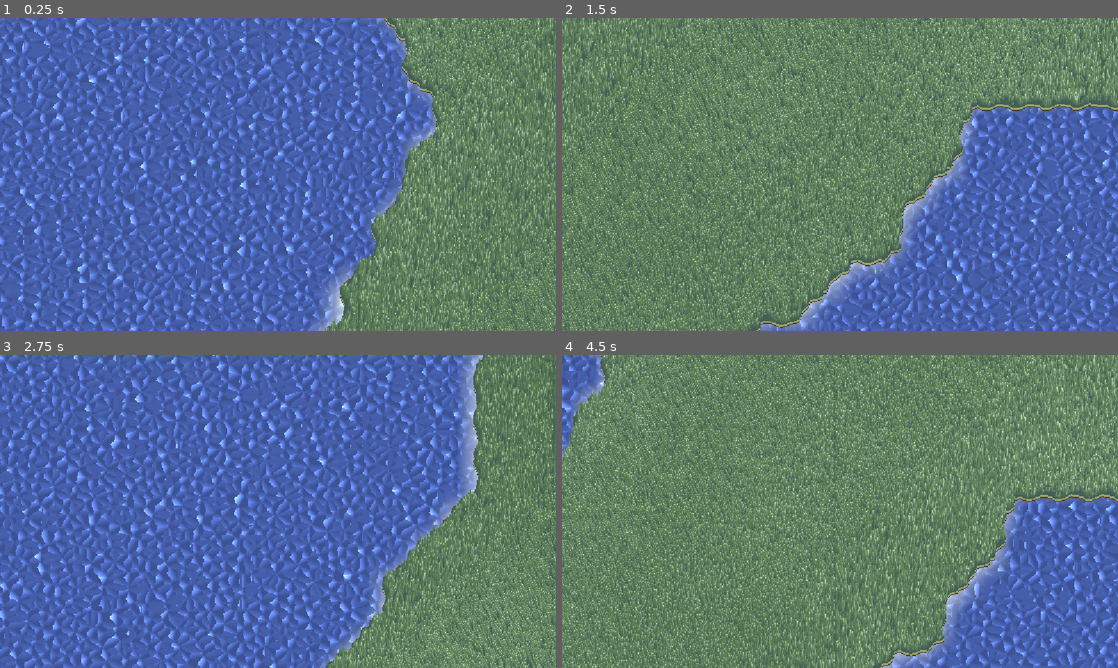
Above: before the commit, frames 1-4 (two rows, left to right).
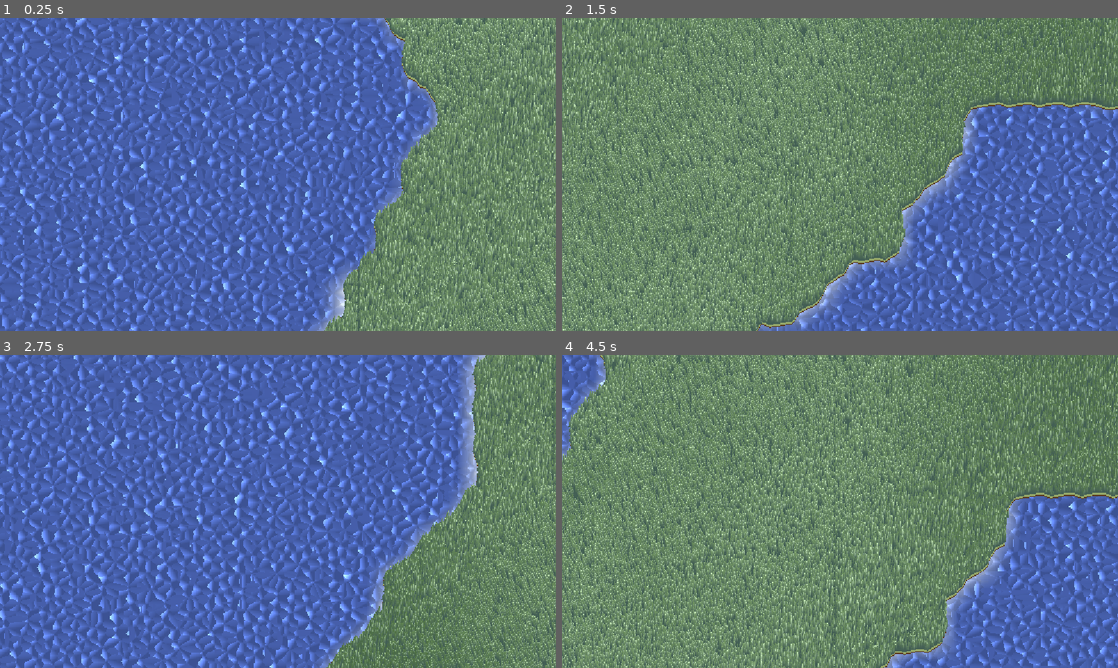
Above: after the commit, the same moments.

Repository: Glitch752/FarmAndFortune
Game: Godot game, scene res://scenes/Level.tscn
The game is run twice, just before and just after one commit, with the same random seed, the same clock (stepped at 60 frames per second) and the same inputs.
Inputs:
- Up to frame 1 (0.25 s): no input
- Up to frame 2 (1.5 s): tap Enter at 0.5 s; hold D (move_right) 0.53-1.28 s; tap Alt at 0.6 s; hold S (move_down) from 1.28 s (still down); tap Shift at 1.35 s
- Up to frame 3 (2.75 s): release S (move_down) at 2.03 s; hold D (move_right) from 2.03 s (still down); tap Alt at 2.1 s
- Up to frame 4 (4.5 s): release D (move_right) at 2.78 s; hold W (move_up) 2.78-3.53 s; tap Shift at 2.85, 4.35 s; hold A (move_left) from 3.53 s (still down); tap Alt at 3.6 s

The runs differ from the first frame. In frame 1, 14% of the frame differs, in the area x 58-100%, y 0-100%; in frame 2, 32%; in frame 3, 9.7%; in frame 4, 38%, in the area x 0-100%, y 0-100%.

Commit message:
Pregenerate grass locations to improve performance

Diff:
--- a/scripts/map_chunk.gd
+++ b/scripts/map_chunk.gd
@@ -6,6 +6,31 @@
 var terrain_types: PackedByteArray
 
 var _cell_geometry_cache: Dictionary[Vector2i, Array] = {}
+var grass_transforms: Array[Transform2D] = []
+
+func generate_grass_position_cache():
+    var extent = MapSingleton.CHUNK_SIZE * MapSingleton.TILE_SIZE / float(2)
+
+    var scatter_count = 250 * MapSingleton.CHUNK_SIZE * MapSingleton.CHUNK_SIZE
+    var base_scale = 0.6
+    var side_margin = base_scale * 1.5
+
+    for i in scatter_count:
+        var x = randf() * extent * 2 - extent
+        var y = float(i) / scatter_count * extent * 2 - extent
+
+        if not check_grass_at_position(Vector2(
+            x + extent,
+            y + extent
+        )):
+            continue
+
+        var instance_scale = randf() * base_scale + base_scale
+        var instance_transform = Transform2D()\
+            .scaled(Vector2.ONE * instance_scale)\
+            .translated(Vector2(x, y))
+
+        grass_transforms.append(instance_transform)
 
 func check_grass_at_position(local_pos: Vector2) -> bool:
     var grid_x = floori(local_pos.x / MapSingleton.TILE_SIZE)
--- a/world/chunks/chunk.gd
+++ b/world/chunks/chunk.gd
@@ -14,7 +14,7 @@
         )
 
 const JAGGED_STRENGTH: float = 0.1 # how much the edges stick out
-const JAGGED_DETAIL: int = 8 # how many extra points per edge
+const JAGGED_DETAIL: int = 3 # how many extra points per edge
 var tile_size = 16 # $"GroundTileMap".tile_set.tile_size.x
 
 # Dictionary[Vector2i, Array[PackedVector2Array]]
@@ -24,6 +24,8 @@
     chunk_data = MapSingleton.get_chunk_at(chunk_position)
 
     generate_ground_polygon()
+
+    chunk_data.generate_grass_position_cache()
 
 func _ready():
     for child in $GroundMeshes.get_children():
@@ -41,9 +43,10 @@
     if new_visibility:
         var grass = preload("./grass/grass.tscn").instantiate()
         grass.position = Vector2.ONE * (tile_size * MapSingleton.CHUNK_SIZE / 2.)
+        grass.name = "Grass"
         add_child(grass)
     else:
-        var grass = find_child("Grass", false, true)
+        var grass = get_node_or_null("Grass")
         if grass:
             grass.queue_free()
 
--- a/world/chunks/grass/grass.gd
+++ b/world/chunks/grass/grass.gd
@@ -5,7 +5,6 @@
 func _ready() -> void:
     # Calculate the extent from the tilemap size
     # var extent = max(tiles.get_used_rect().size.x, tiles.get_used_rect().size.y) * tiles.tile_set.tile_size.x / 2
-    var extent = MapSingleton.CHUNK_SIZE * MapSingleton.TILE_SIZE / float(2)
 
     var mesh := ArrayMesh.new()
     var arrays = []
@@ -33,38 +32,13 @@
     multimesh.use_colors = false
     multimesh.mesh = mesh
 
-    var scatter_count = 25000
-
     # Prevents Godot from trying to calculate it
+    var extent = MapSingleton.CHUNK_SIZE * MapSingleton.TILE_SIZE / float(2)
     multimesh.custom_aabb = AABB(Vector3(-extent, -extent, 0), Vector3(extent * 2, extent * 2, 0))
 
-    var check_tile = func(x, y):
-        return chunk.chunk_data.check_grass_at_position(Vector2(
-            x + extent,
-            y + extent
-        ))
+    var chunk_data = $"..".chunk_data
+    var grass_transforms: Array[Transform2D] = chunk_data.grass_transforms
 
-    var base_scale = 0.6
-    var side_margin = base_scale * 1.5
-
-
-    var instances = 0
-    var instance_positions = []
-    for i in scatter_count:
-        var x = randf() * extent * 2 - extent
-        var y = float(i) / scatter_count * extent * 2 - extent
-
-        if not check_tile.call(x - side_margin, y) or not check_tile.call(x + side_margin, y):
-            continue
-
-        var instance_scale = randf() * base_scale + base_scale
-        var instance_transform = Transform2D()\
-            .scaled(Vector2.ONE * instance_scale)\
-            .translated(Vector2(x, y))
-
-        instance_positions.append(instance_transform)
-        instances += 1
-
-    multimesh.instance_count = instances
-    for i in instances:
-        multimesh.set_instance_transform_2d(i, instance_positions[i])
+    multimesh.instance_count = grass_transforms.size()
+    for i in grass_transforms.size():
+        multimesh.set_instance_transform_2d(i, grass_transforms[i])
--- a/world/chunks/grass/grass.tscn
+++ b/world/chunks/grass/grass.tscn
@@ -1,14 +1,21 @@
-[gd_scene load_steps=5 format=3 uid="uid://dlpcrj3iiklkh"]
+[gd_scene load_steps=6 format=3 uid="uid://dlpcrj3iiklkh"]
 
 [ext_resource type="Shader" uid="uid://d4kd5qbqrpmuo" path="res://graphics/grass.gdshader" id="1_yj5bu"]
-[ext_resource type="Texture2D" uid="uid://gvliporbv7td" path="res://world/chunks/grass/noiseTexture.png" id="2_66vaf"]
 [ext_resource type="Script" uid="uid://clbtc4i2fpg6c" path="res://world/chunks/grass/grass.gd" id="3_45ut5"]
+
+[sub_resource type="FastNoiseLite" id="FastNoiseLite_hynjg"]
+
+[sub_resource type="NoiseTexture2D" id="NoiseTexture2D_yj5bu"]
+width = 256
+height = 256
+noise = SubResource("FastNoiseLite_hynjg")
+seamless = true
 
 [sub_resource type="ShaderMaterial" id="ShaderMaterial_xtyve"]
 shader = ExtResource("1_yj5bu")
 shader_parameter/TOP_COLOR = Color(0.416, 0.553, 0.349, 1)
 shader_parameter/BOTTOM_COLOR = Color(0.263, 0.369, 0.329, 1)
-shader_parameter/NOISE_TEXTURE = ExtResource("2_66vaf")
+shader_parameter/NOISE_TEXTURE = SubResource("NoiseTexture2D_yj5bu")
 
 [node name="Grass" type="MultiMeshInstance2D"]
 material = SubResource("ShaderMaterial_xtyve")
--- a/world/map.gd
+++ b/world/map.gd
@@ -38,6 +38,9 @@
         camera.position - (get_viewport_rect().size / 2.0) / camera.zoom,
         get_viewport_rect().size / camera.zoom
     )
+    var rect_margin = 10.0
+    viewport_rect.position -= Vector2.ONE * rect_margin
+    viewport_rect.size += Vector2.ONE * rect_margin * 2.0
 
     # TODO: This could be optimized, but like... whatever
     for chunk in chunks_node.get_children():
